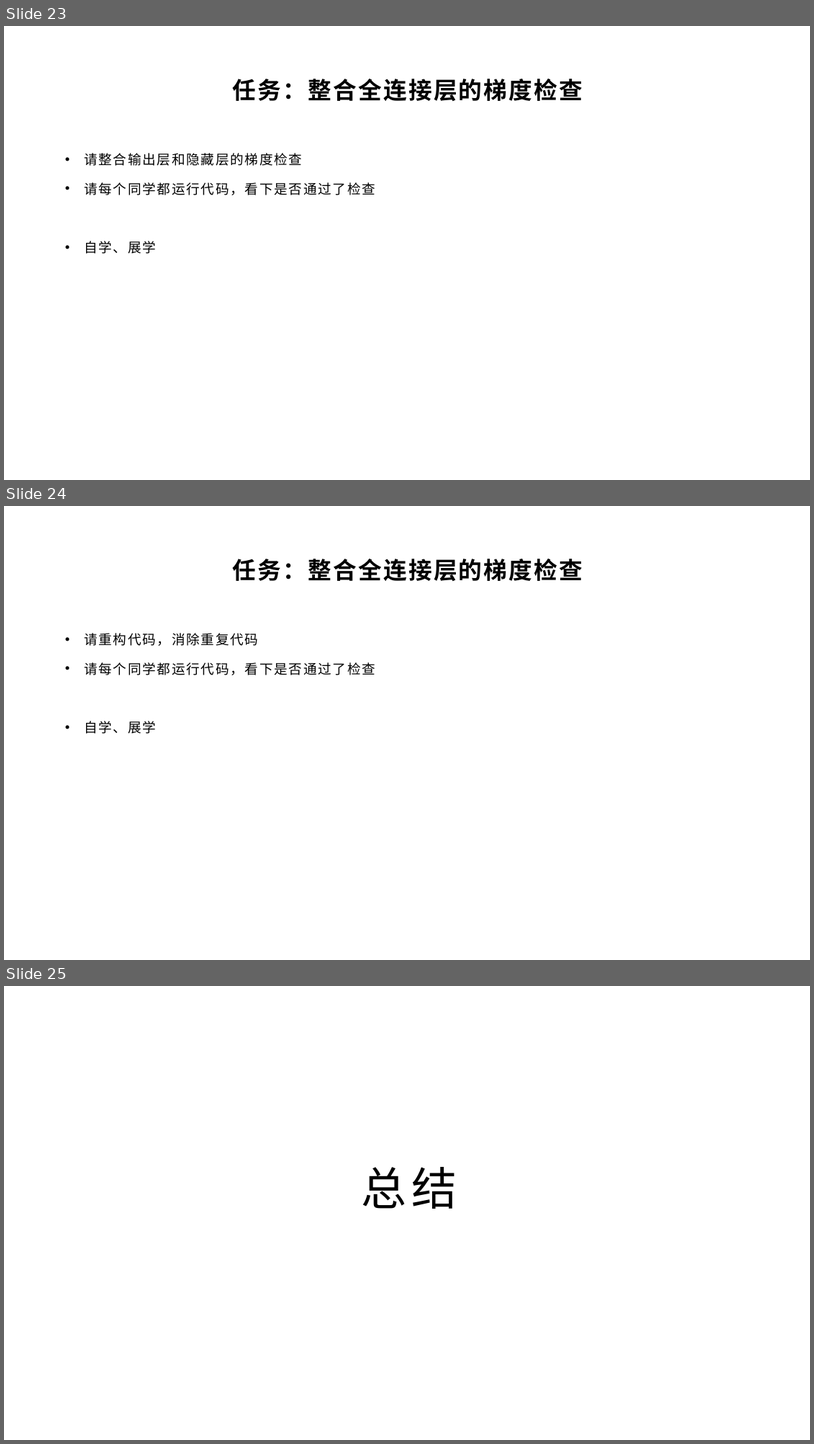
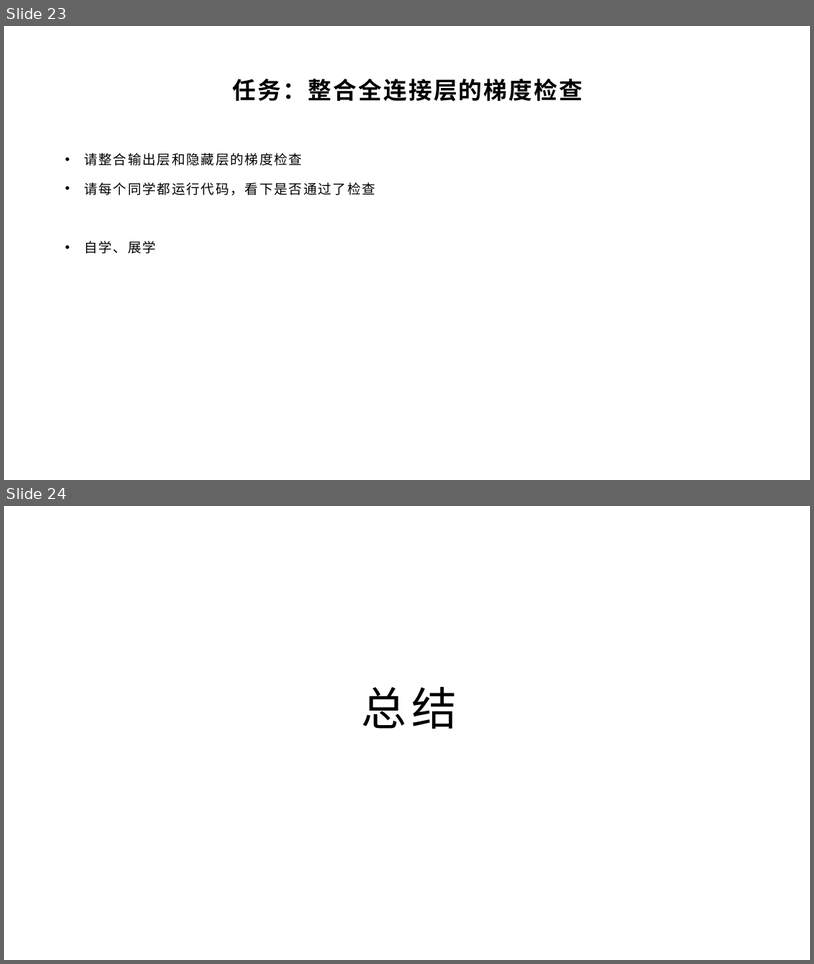
Before and after one commit to yyc-git/DeepLearningEdu, a slide deck: lessons/4_gradient_check/ppt/全连接层的梯度检查.pptx. Shown one above the other, each under a label of ours: slides 23, 24 and 25 before the commit, slides 23 and 24 after it. The pictures are 814x1444 and 814x964 pixels, drawn with LibreOffice and Linux fonts; fonts in the diff are those of the drawing; background and template pictures are left out. Boxes give left, top, right and bottom in pixels: in the first picture for what was removed or moved away, otherwise in the second. Text is boxed around its words. In the diff, an @@ line names an element or a change of style, - is before the commit and + after.

```diff
--- a/lessons/4_gradient_check/ppt/全连接层的梯度检查.pptx
+++ b/lessons/4_gradient_check/ppt/全连接层的梯度检查.pptx
@@ slide 24 removed at (4, 506, 810, 960), background picture (left out) @@
@@ title removed at (233, 559, 584, 581) @@
-任务：整合全连接层的梯度检查
@@ text removed at (84, 633, 376, 734) @@
-• 请重构代码，消除重复代码
-• 请每个同学都运行代码，看下是否通过了检查
-• 自学、展学
@@ what was slide 25 is now slide 24 @@
```
Also in this commit, not shown: 1 slide changed, 1 other file.
